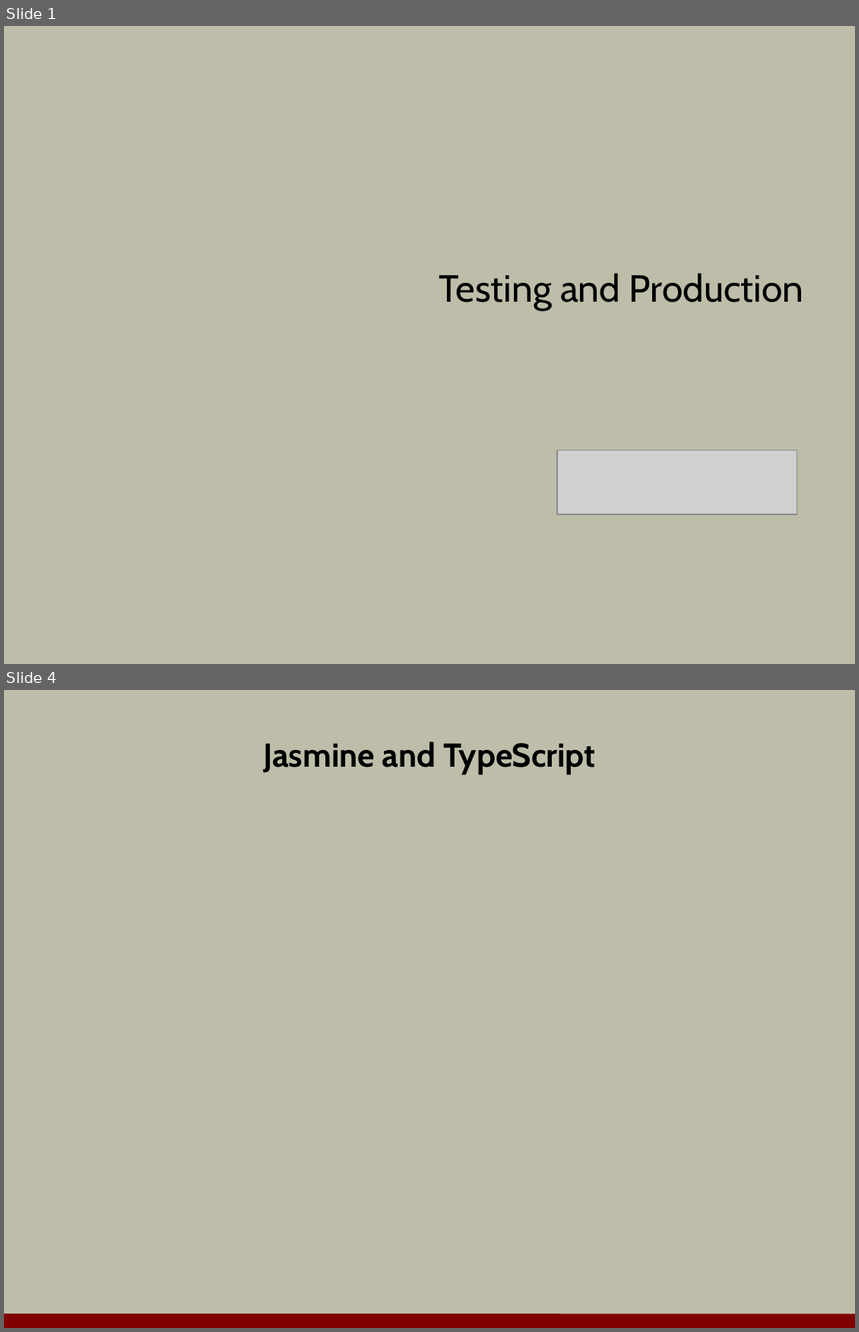
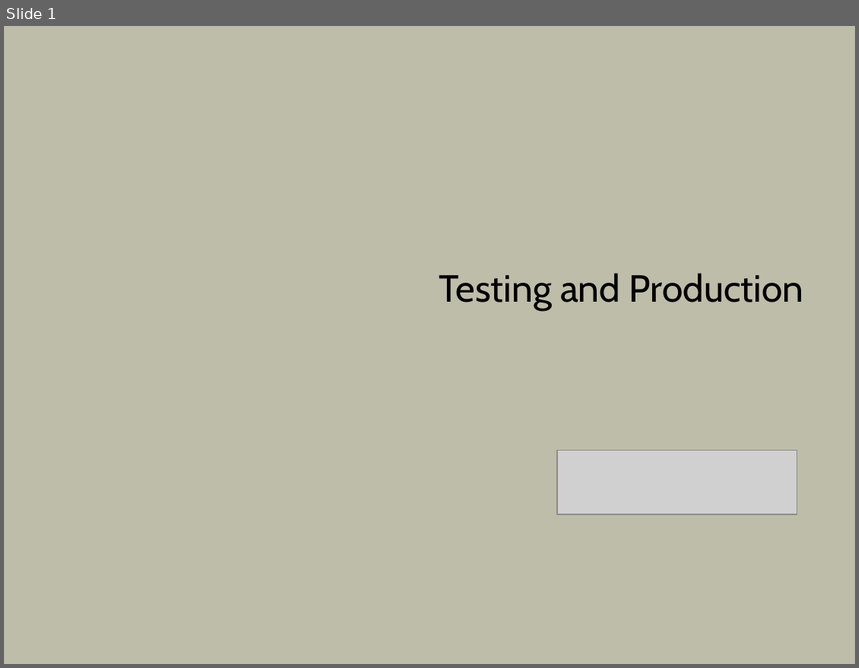
Before and after one commit to OdeToCode/classes, a slide deck: angular2/slides/08-testing.pptx. Shown one above the other, each under a label of ours: slides 1 and 4 before the commit, slide 1 after it; the slides between them are not shown. The pictures are 859x1332 and 859x668 pixels, drawn with LibreOffice and Linux fonts; fonts in the diff are those of the drawing; grey boxes stand for pictures; background and template pictures are left out. Boxes give left, top, right and bottom in pixels: in the first picture for what was removed or moved away, otherwise in the second. Text is boxed around its words. In the diff, an @@ line names an element or a change of style, - is before the commit and + after.

```diff
--- a/angular2/slides/08-testing.pptx
+++ b/angular2/slides/08-testing.pptx
@@ slide 4 removed at [4,690,855,1328], background #BDBDA9 @@
@@ title removed at [264,742,596,774] @@
-Jasmine and TypeScript
@@ line removed from (4, 1321) to (855, 1322) @@
```
Also in this commit, not shown: 1 slide changed, 14 slides added, 8 other slides removed, 1 other file.
